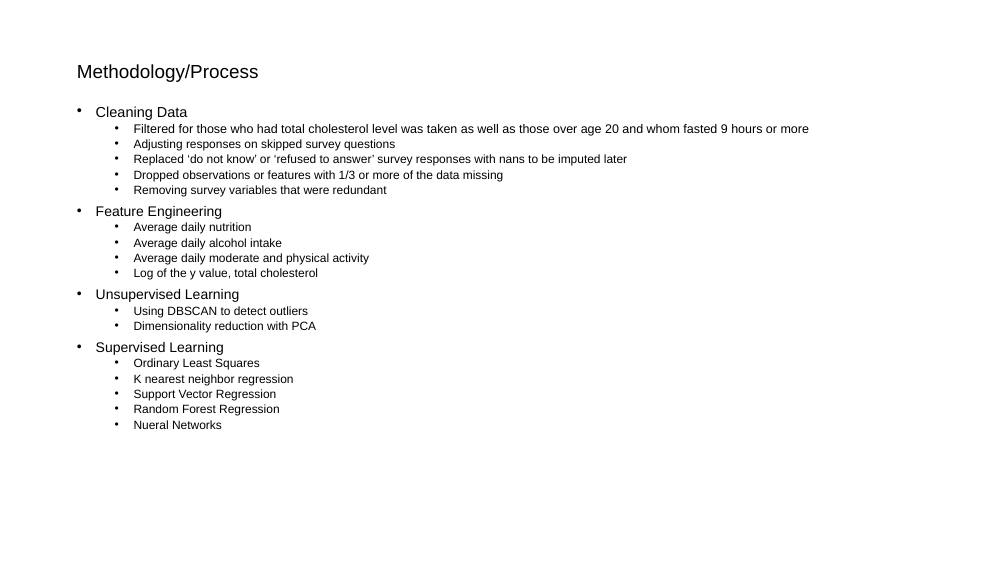
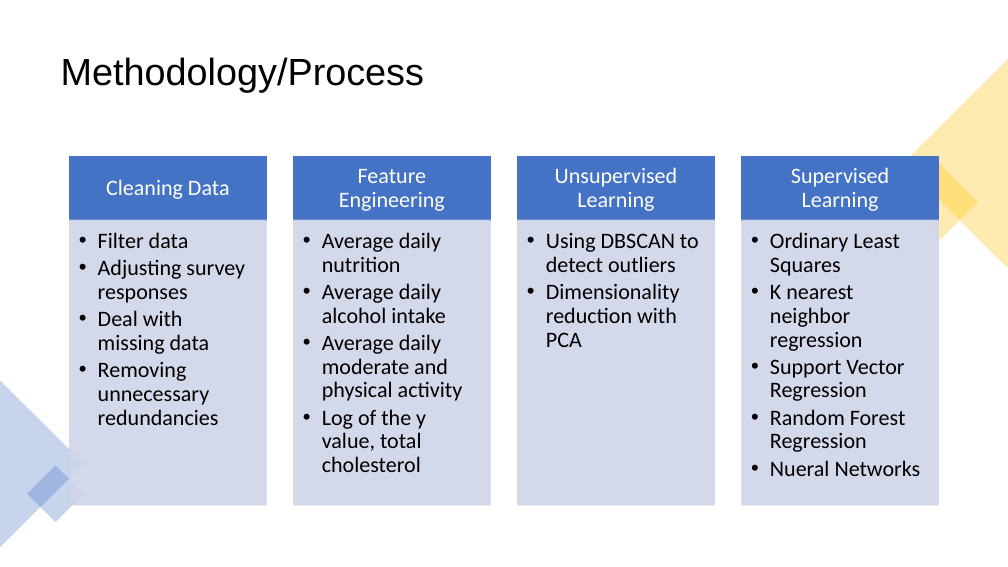
Before and after one commit to mathisme/ThinkfulDSFinalCapstone, a slide deck: slide 7 of Presentation.pptx. Drawn at 1008x567 pixels with LibreOffice and Linux fonts; fonts in the diff are those of the drawing. Boxes give left, top, right and bottom in pixels: in the first picture for what was removed or moved away, otherwise in the second. Text is boxed around its words. In the diff, an @@ line names an element or a change of style, - is before the commit and + after.

Commit message:
working on presentation

```diff
--- a/Presentation.pptx
+++ b/Presentation.pptx
@@ title "Methodology/Process" moved from (x1=77, y1=64, x2=259, y2=82) to (x1=61, y1=57, x2=424, y2=93) @@
@@ title "Methodology/Process" at (x1=61, y1=57, x2=424, y2=93): size 18 to 36 pt @@
@@ triangle added at (x1=903, y1=59, x2=1008, y2=268), fill #FFC000 at 30% opacity @@
@@ text removed at (x1=96, y1=106, x2=809, y2=429) @@
-• Cleaning Data
-  • Filtered for those who had total cholesterol level was taken as well as those over age 20 and whom fasted 9 hours or more
-  • Adjusting responses on skipped survey questions
-  • Replaced ‘do not know’ or ‘refused to answer’ survey responses with nans to be imputed later
-  • Dropped observations or features with 1/3 or more of the data missing
-  • Removing survey variables that were redundant
-• Feature Engineering
-  • Average daily nutrition
-  • Average daily alcohol intake
-  • Average daily moderate and physical activity
-  • Log of the y value, total cholesterol
-• Unsupervised Learning
-  • Using DBSCAN to detect outliers
-  • Dimensionality reduction with PCA
-• Supervised Learning
-  • Ordinary Least Squares
-  • K nearest neighbor regression
-  • Support Vector Regression
-  • Random Forest Regression
-  • Nueral Networks
@@ rectangle added at (x1=903, y1=164, x2=979, y2=240), fill #FFC000 at 30% opacity @@
@@ group added at (x1=70, y1=157, x2=938, y2=504): 8 rectangles, 8 texts @@
+Cleaning Data
+  • Filter data
+  • Adjusting survey responses
+  • Deal with missing data
+  • Removing unnecessary redundancies
+Feature Engineering
+  • Average daily nutrition
+  • Average daily alcohol intake
+  • Average daily moderate and physical activity
+  • Log of the y value, total cholesterol
+Unsupervised Learning
+  • Using DBSCAN to detect outliers
+  • Dimensionality reduction with PCA
+Supervised Learning
+  • Ordinary Least Squares
+  • K nearest neighbor regression
+  • Support Vector Regression
+  • Random Forest Regression
+  • Nueral Networks
@@ triangle added at (x1=0, y1=380, x2=84, y2=547), fill #4472C4 at 30% opacity @@
@@ rectangle added at (x1=27, y1=465, x2=84, y2=522), fill #4472C4 at 30% opacity @@
```
Also in this commit, not shown: 8 other slides changed, 6 slides added, 4 slides removed.
